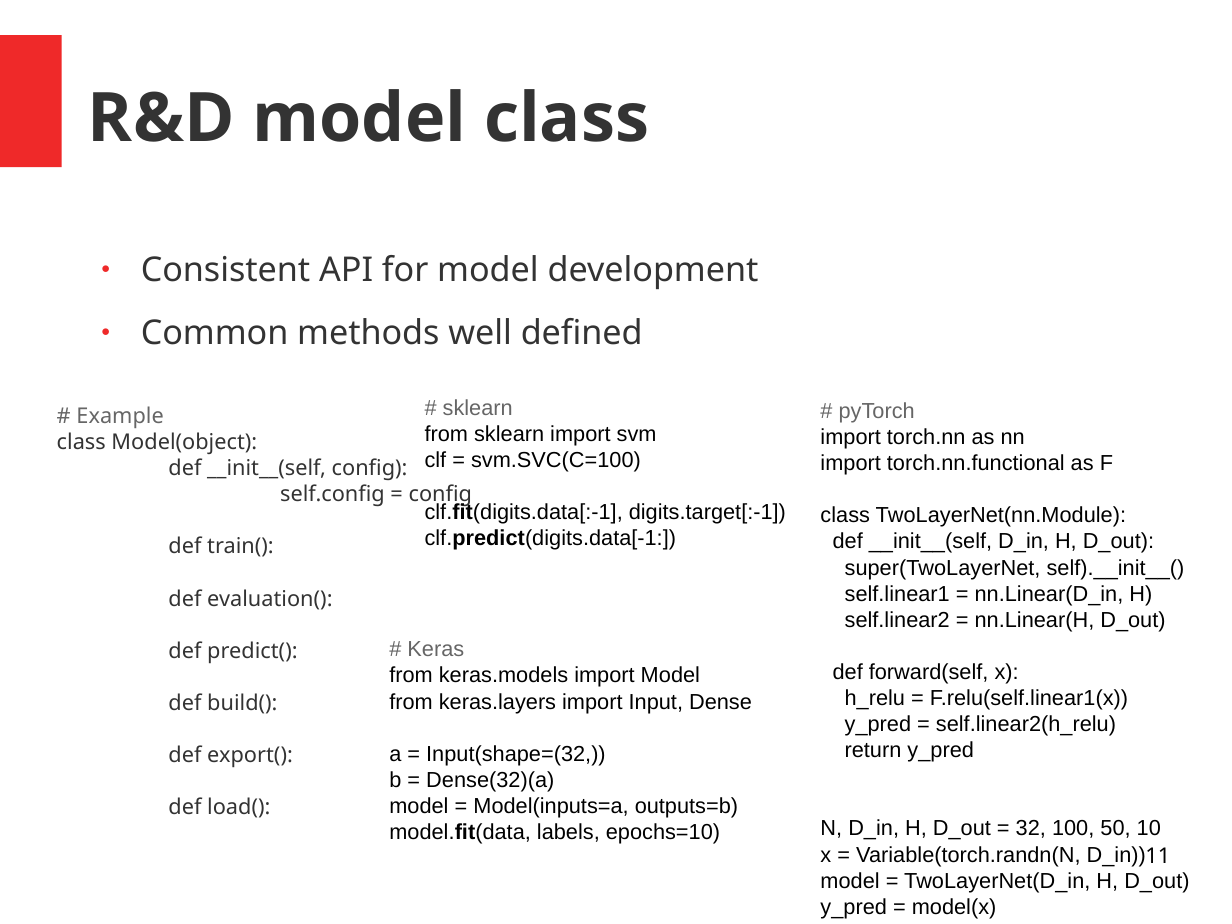
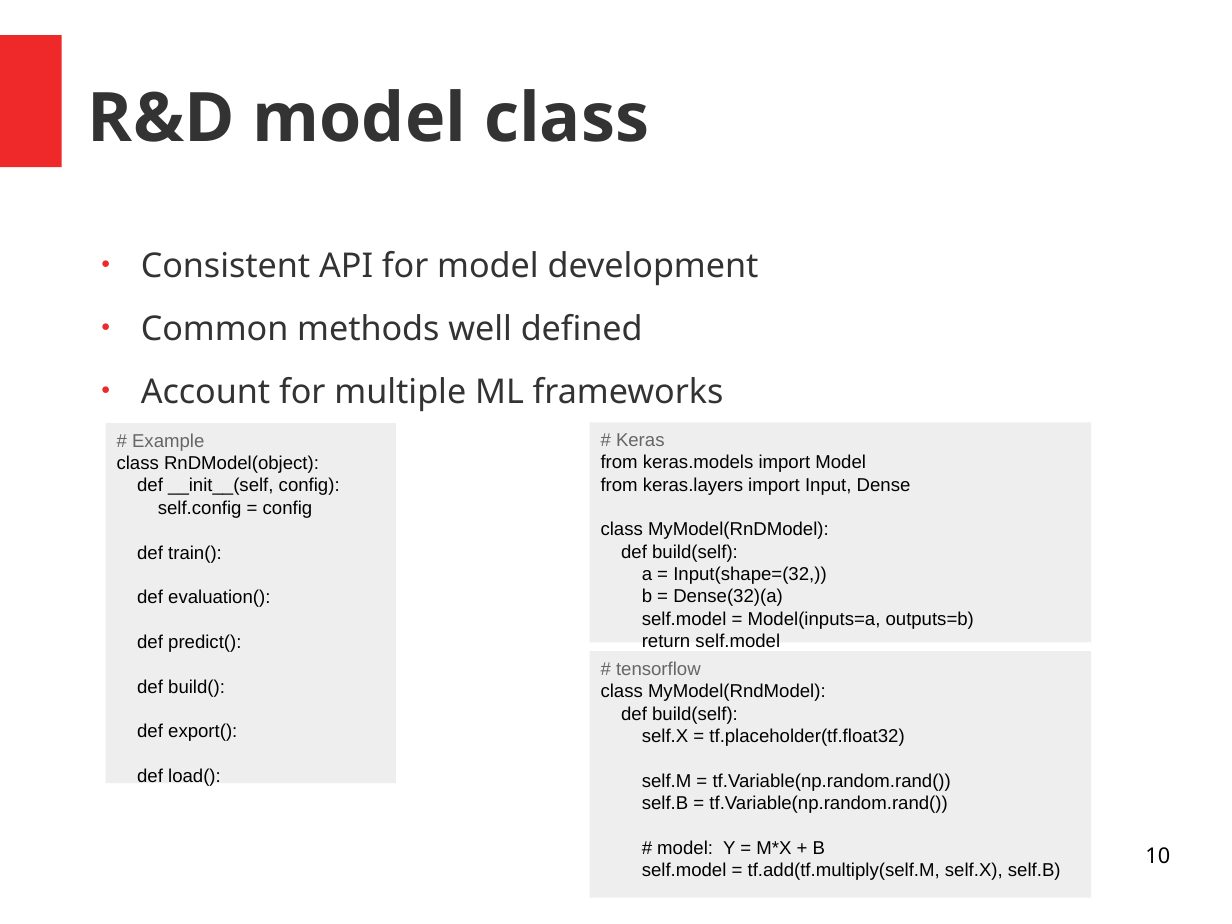
Before and after one commit to andrefsp/models-to-production, a slide deck: slide 10 of models-to-production.odp (slide 11 before the commit). Drawn at 1232x924 pixels with LibreOffice and Linux fonts; fonts in the diff are those of the drawing. Boxes give left, top, right and bottom in pixels: in the first picture for what was removed or moved away, otherwise in the second. Text is boxed around its words. In the diff, an @@ line names an element or a change of style, - is before the commit and + after.

```diff
--- a/models-to-production.odp
+++ b/models-to-production.odp
@@ text at box(141, 377, 724, 411): paragraph added @@
+● Account for multiple ML frameworks
@@ text removed at box(425, 399, 786, 550) @@
-# sklearn
-from sklearn import svm
-clf = svm.SVC(C=100)
-clf.fit(digits.data[:-1], digits.target[:-1])
-clf.predict(digits.data[-1:])
@@ text removed at box(820, 402, 1189, 919) @@
-# pyTorch
-import torch.nn as nn
-import torch.nn.functional as F
-class TwoLayerNet(nn.Module):
-def __init__(self, D_in, H, D_out):
-super(TwoLayerNet, self).__init__()
-self.linear1 = nn.Linear(D_in, H)
-self.linear2 = nn.Linear(H, D_out)
-def forward(self, x):
-h_relu = F.relu(self.linear1(x))
-y_pred = self.linear2(h_relu)
-return y_pred
-N, D_in, H, D_out = 32, 100, 50, 10
-x = Variable(torch.randn(N, D_in))
-model = TwoLayerNet(D_in, H, D_out)
-y_pred = model(x)
@@ rectangle "# Example": place and size @@
-rectangle "# Example" at box(57, 406, 472, 818)
+rectangle "# Example" at box(105, 424, 396, 784)
@@ rectangle "# Example" at box(105, 424, 396, 784): fill none to #EEEEEE @@
@@ text in rectangle at box(117, 433, 340, 786): text changed; size 14 to 12 pt; font Noto Sans to Arial; text colour #333333 to #000000 @@
-# Example
-class Model(object):
-def __init__(self, config):
-self.config = config
-def train():
-def evaluation():
-def predict():
-def build():
-def export():
-def load():
+# Example
+class RnDModel(object):
+def __init__(self, config):
+self.config = config
+def train():
+def evaluation():
+def predict():
+def build():
+def export():
+def load():
@@ rectangle added at box(590, 423, 1092, 643), fill #EEEEEE, 12 pt, text #000000 @@
+# Keras
+from keras.models import Model
+from keras.layers import Input, Dense
+class MyModel(RnDModel):
+def build(self):
+a = Input(shape=(32,))
+b = Dense(32)(a)
+self.model = Model(inputs=a, outputs=b)
+return self.model
@@ text removed at box(389, 641, 752, 844) @@
-# Keras
-from keras.models import Model
-from keras.layers import Input, Dense
-a = Input(shape=(32,))
-b = Dense(32)(a)
-model = Model(inputs=a, outputs=b)
-model.fit(data, labels, epochs=10)
@@ rectangle added at box(590, 652, 1092, 898), fill #EEEEEE, 12 pt, text #000000 @@
+# tensorflow
+class MyModel(RndModel):
+def build(self):
+self.X = tf.placeholder(tf.float32)
+self.M = tf.Variable(np.random.rand())
+self.B = tf.Variable(np.random.rand())
+# model: Y = M*X + B
+self.model = tf.add(tf.multiply(self.M, self.X), self.B)
@@ page number at box(1145, 847, 1170, 864): text changed @@
-11
+10
```
Also in this commit, not shown: 10 other slides changed, 1 slide added, 5 slides removed.
